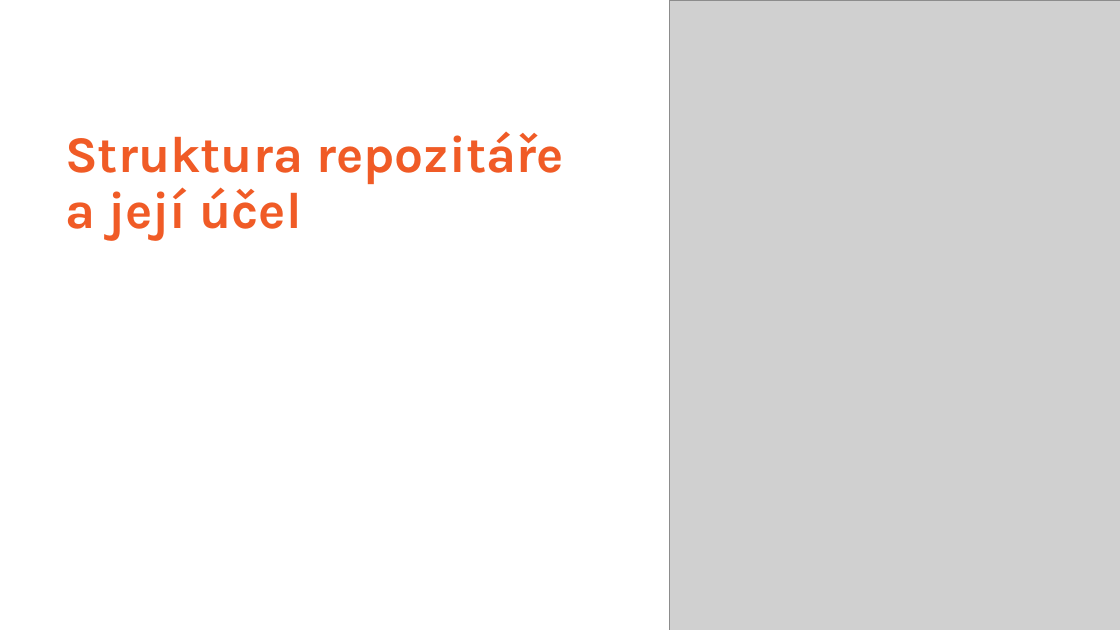
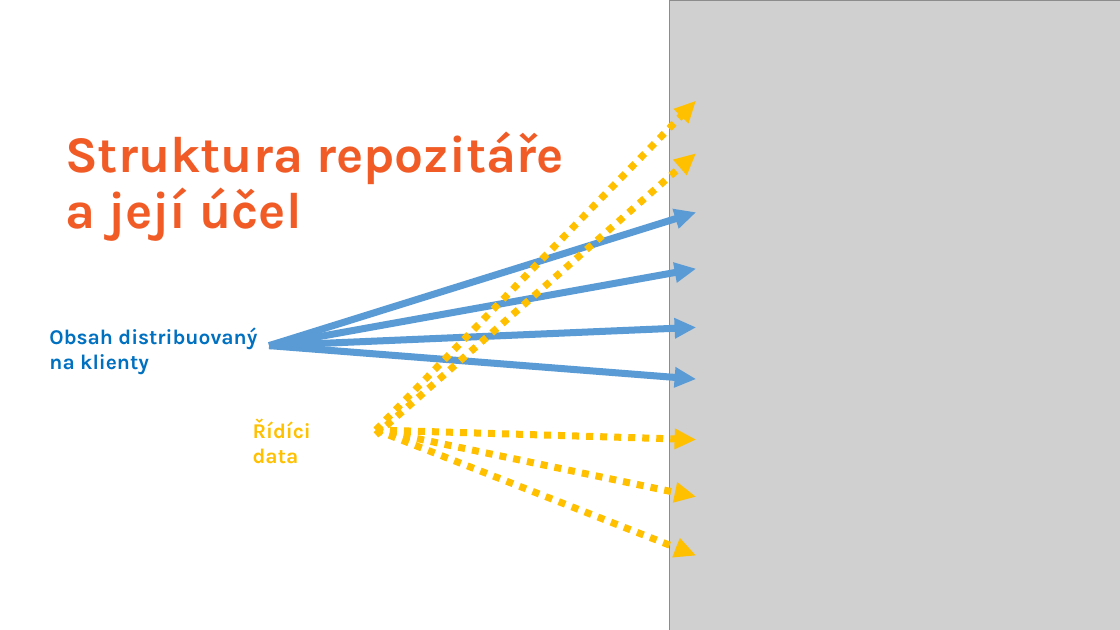
Before and after one commit to ztrhgf/Powershell_CICD_repository, a slide deck: slide 12 of WUG slajdy.pptx (slide 11 before the commit). Drawn at 1120x630 pixels with LibreOffice and Linux fonts; fonts in the diff are those of the drawing; grey boxes stand for pictures; background and template pictures are left out. Boxes give left, top, right and bottom in pixels: in the first picture for what was removed or moved away, otherwise in the second. Text is boxed around its words. In the diff, an @@ line names an element or a change of style, - is before the commit and + after.

```diff
--- a/WUG slajdy.pptx
+++ b/WUG slajdy.pptx
@@ arrow added from (376, 430) to (696, 101), #FFC000 6 pt dashed @@
@@ arrow added from (376, 435) to (696, 154), #FFC000 6 pt dashed @@
@@ arrow added from (269, 345) to (696, 213), #5B9BD5 6 pt @@
@@ arrow added from (269, 345) to (696, 269), #5B9BD5 6 pt @@
@@ text added at [49,327,257,375], 18 pt, text #0070C0, bold @@
+Obsah distribuovaný
+na klienty
@@ arrow added from (269, 345) to (696, 328), #5B9BD5 6 pt @@
@@ arrow added from (269, 345) to (696, 379), #5B9BD5 6 pt @@
@@ text added at [253,419,311,464], 18 pt, text #FFC000, bold @@
+Řídíci data
@@ arrow added from (376, 430) to (696, 439), #FFC000 6 pt dashed @@
@@ arrow added from (376, 430) to (696, 497), #FFC000 6 pt dashed @@
@@ arrow added from (376, 430) to (696, 555), #FFC000 6 pt dashed @@
```
Also in this commit, not shown: 30 other slides changed, 4 slides added, 1 slide removed.
